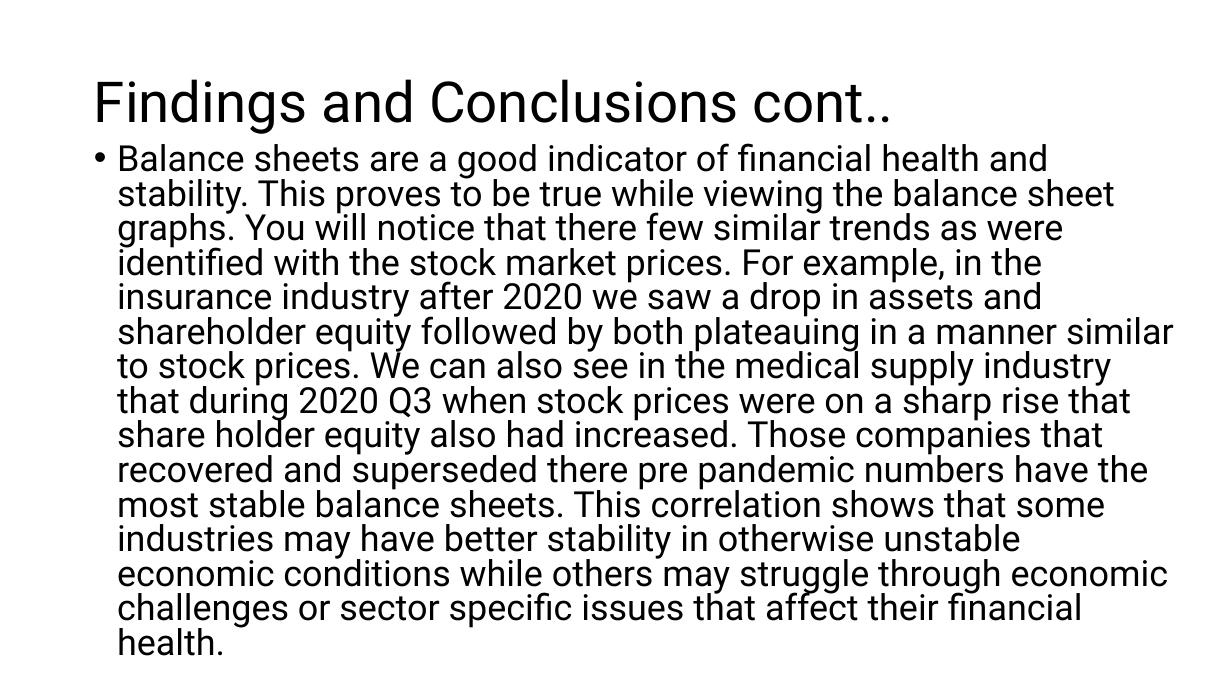
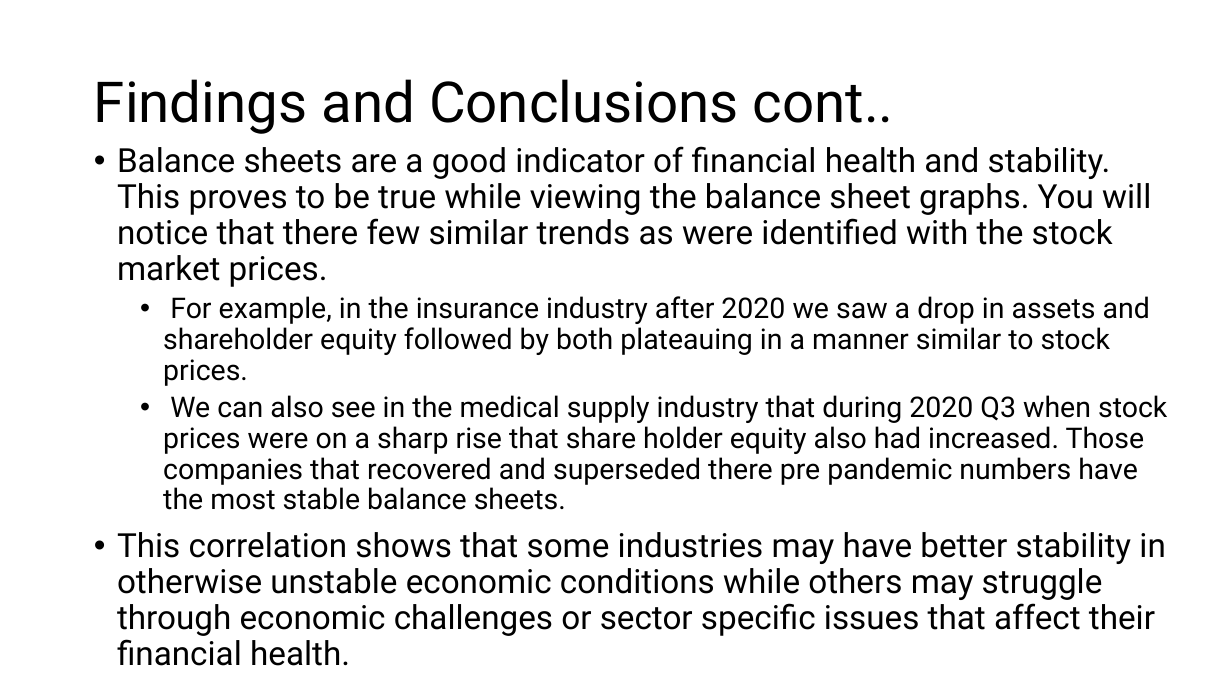
Before and after one commit to BrennanB572/Project-3, a slide deck: slide 27 of Company Stock vs Asset presentation.pptm (slide 26 before the commit). Drawn at 1232x693 pixels with LibreOffice and Linux fonts; fonts in the diff are those of the drawing. Boxes give left, top, right and bottom in pixels: in the first picture for what was removed or moved away, otherwise in the second. Text is boxed around its words. In the diff, an @@ line names an element or a change of style, - is before the commit and + after.

```diff
--- a/Company Stock vs Asset presentation.pptm
+++ b/Company Stock vs Asset presentation.pptm
@@ text at bbox=[117, 146, 1167, 666]: text changed; size 28 to 25.9 pt @@
-• Balance sheets are a good indicator of financial health and stability. This proves to be true while viewing the balance sheet graphs. You will notice that there few similar trends as were identified with the stock market prices. For example, in the insurance industry after 2020 we saw a drop in assets and shareholder equity followed by both plateauing in a manner similar to stock prices. We can also see in the medical supply industry that during 2020 Q3 when stock prices were on a sharp rise that share holder equity also had increased. Those companies that recovered and superseded there pre pandemic numbers have the most stable balance sheets. This correlation shows that some industries may have better stability in otherwise unstable economic conditions while others may struggle through economic challenges or sector specific issues that affect their financial health.
+• Balance sheets are a good indicator of financial health and stability. This proves to be true while viewing the balance sheet graphs. You will notice that there few similar trends as were identified with the stock market prices.
+  • For example, in the insurance industry after 2020 we saw a drop in assets and shareholder equity followed by both plateauing in a manner similar to stock prices.
+  • We can also see in the medical supply industry that during 2020 Q3 when stock prices were on a sharp rise that share holder equity also had increased. Those companies that recovered and superseded there pre pandemic numbers have the most stable balance sheets.
+• This correlation shows that some industries may have better stability in otherwise unstable economic conditions while others may struggle through economic challenges or sector specific issues that affect their financial health.
```
Also in this commit, not shown: 1 other slide changed, 1 slide added.
